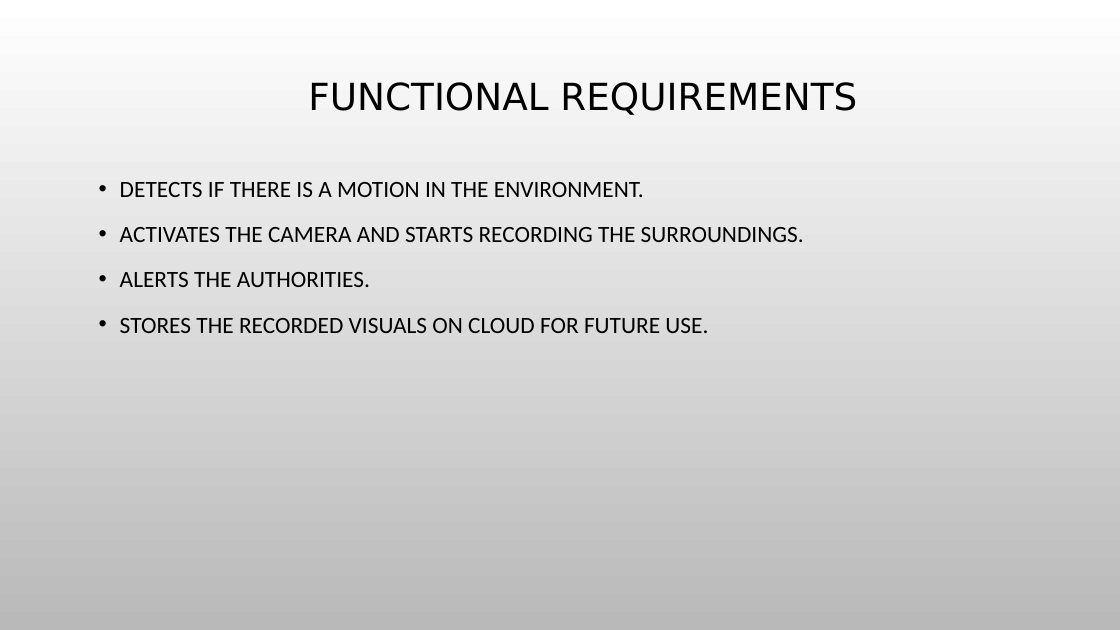
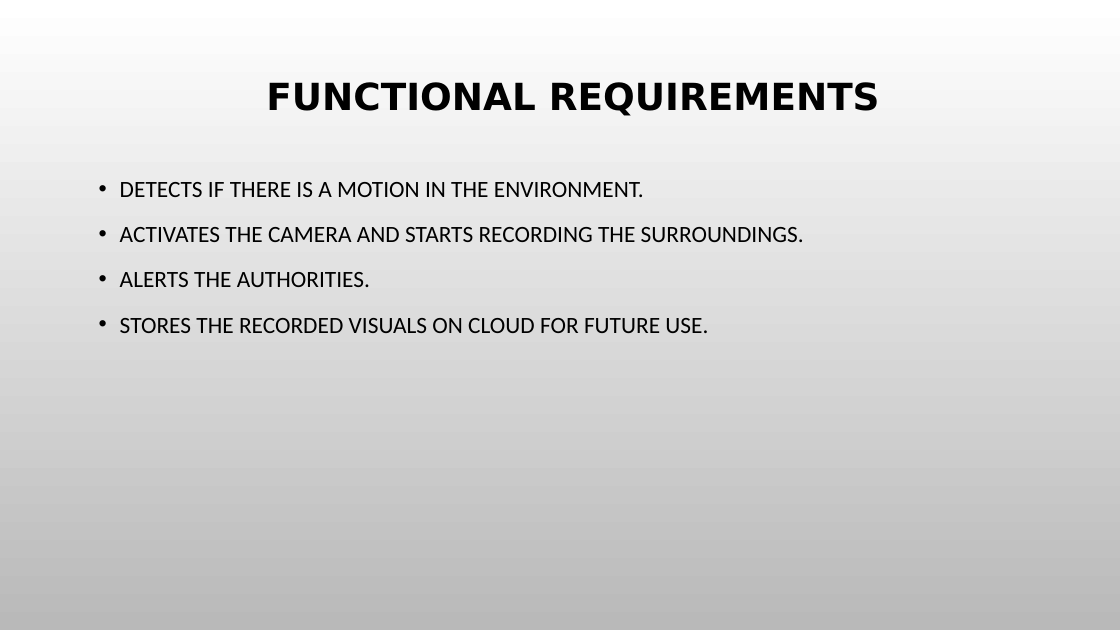
Before and after one commit to vijaykumarrpai/mca-code, a slide deck: slide 10 of 4th Sem/IOT/Alligator.pptx (slide 11 before the commit). Drawn at 1120x630 pixels with LibreOffice and Linux fonts; fonts in the diff are those of the drawing; background and template pictures are left out. Boxes give left, top, right and bottom in pixels: in the first picture for what was removed or moved away, otherwise in the second. Text is boxed around its words. In the diff, an @@ line names an element or a change of style, - is before the commit and + after.

```diff
--- a/4th Sem/IOT/Alligator.pptx
+++ b/4th Sem/IOT/Alligator.pptx
@@ title "FUNCTIONAL REQUIREMENTS" at (266,82,880,116): bold on @@
```
Also in this commit, not shown: 2 other slides changed, 2 slides added, 3 slides removed, 5 other files.
